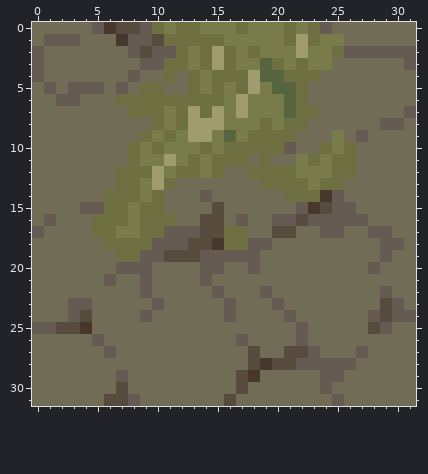
Edited in one commit: pixel-art sprite (gfx/Mushroom-Dream/pngs_normal_32x32/terrain/t_grass/t_grass_end_piece_s.png). Above, as it was before the edit.
The file is 32x32 pixels. Colours within 5 levels of each other are drawn and written as one.
After:
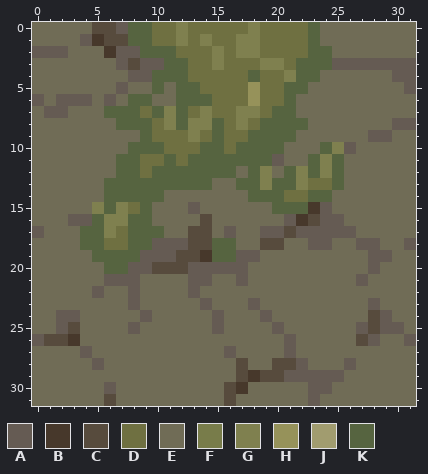
Palette (. is transparent): A #655b53  B #47382b  C #574b3d  D #6f7041  E #706c56  F #787c4a  G #7f804f  H #96925a  J #a19c6f  K #566440
Change:
Changed rows in their new state; - is an unchanged pixel.
first column x 0:
 0 -----CCAKK-DG-DDD-GDD-DKE-------
 1 -EEEABCCKKD-G-G-DGGDD-DKEE------
 2 -AA---BA-KKK-D-G-GGDDDDKKEEEEEEE
 3 E------AC--KKD-G-DDGGDKKKAAAAAA-
 4 E--------AKKK-D---KDDGKK------AA
 5 -E-EEE---EK-KKD-D-HDD-K--------A
 6 A---A-AEKKEEKKK-DDHDD-E---------
 7 -AA---KKK-KGKDGDDGGDK-EE-------E
 8 -------KKK-GKGGKDGDKKKK------E-A
 9 ---------KD-DGDKDDKKKK---E-EAA--
10 --------KKKDDDKK-KKKKE--KGA-----
11 -------KKDDKDKKKKKKKA-EKGKE-----
12 -------KK-KKKKKKK-KGEKGKGKE-----
13 ------KKKKKKKKK--KKGKKGD-K------
14 ------KKKKK---E---KKK--KKE------
15 ----EGKGDKE--A-E----KKK-AEE-----
16 -E-AAKGGKKEE---E-E--E-BC--EE----
17 ----KKGDKKKEEC-EAE-AA-AA--A-EE--
18 ----KK--KK-----KKEECC--AA--AAEEA
19 -----KKKK--A--BKK-----------A---
20 ------KK--CCCA--AAE-------------
21 -------AAE---A---A---------A----
22 -----A--AE---A-E---E---------E--
23 ---EE---A-E---A-E-A-E-------AEE-
24 --A-E----------AE--A-E------CAEE
25 EEA-E---A------A----A-E----A--A-
26 ACCB-E-----------E---AE----CA--A
27 ----A-E---------A-E--AEE---E----
28 -----A-----------CEE---EEE------
29 -------E-----------CCAAA--------
30 ------AE--------CB-----A--------
31 -------EE--------------A-E------
Changed places in both pictures, as pixel boxes (x1, y1, x2, y2):
changed: (32, 22, 416, 406)
